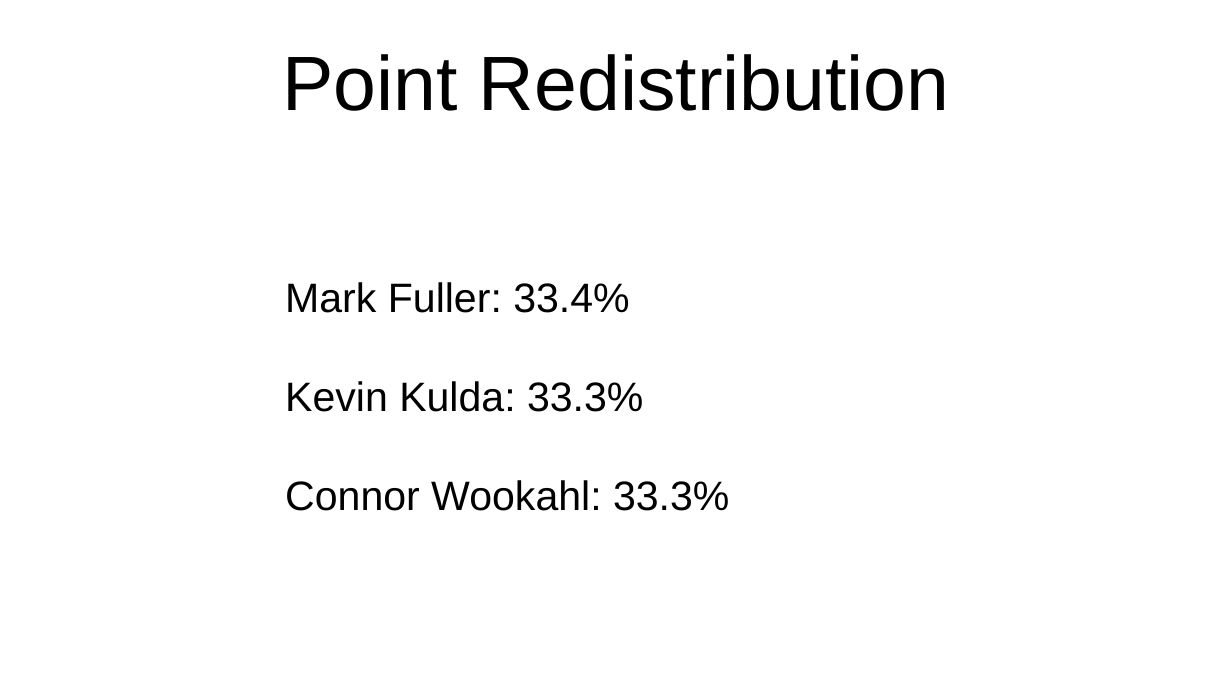
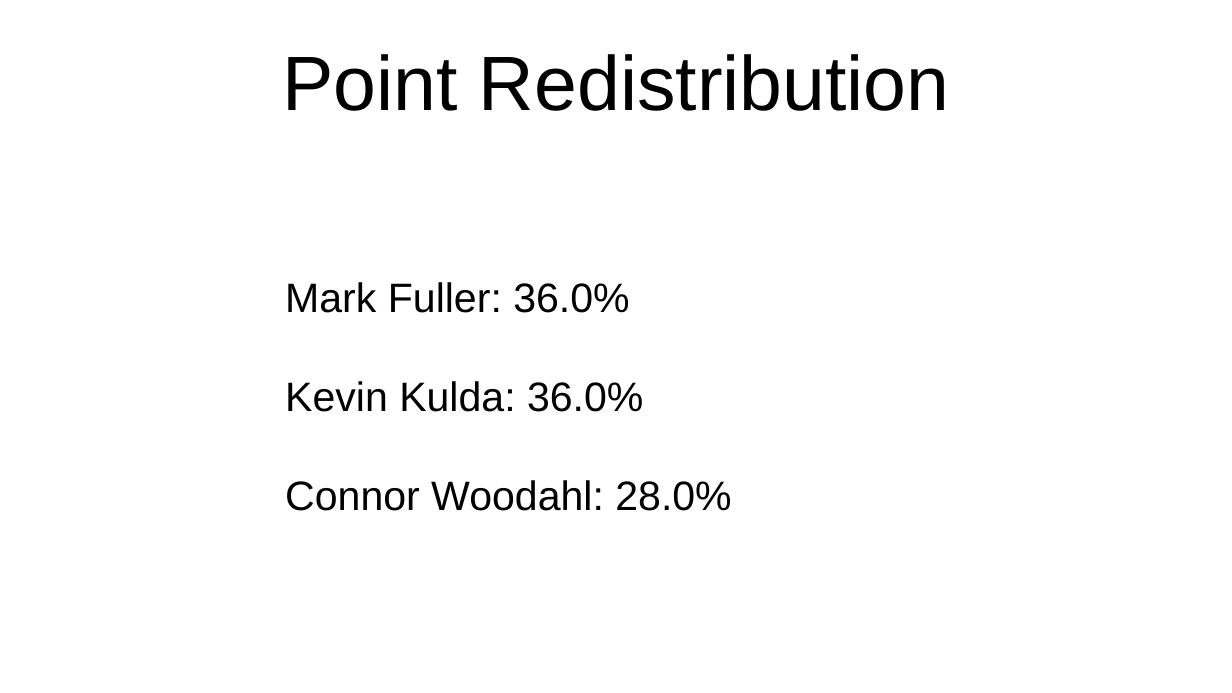
Before and after one commit to MarkFuller1/BCC, a slide deck: slide 38 of docs/Iteration_2_Presentation_Deliverable/BNU_Iteration_2_Presentation_Deliverable.pptx. Drawn at 1232x693 pixels with LibreOffice and Linux fonts; fonts in the diff are those of the drawing. Boxes give left, top, right and bottom in pixels: in the first picture for what was removed or moved away, otherwise in the second. Text is boxed around its words. In the diff, an @@ line names an element or a change of style, - is before the commit and + after.

```diff
--- a/docs/Iteration_2_Presentation_Deliverable/BNU_Iteration_2_Presentation_Deliverable.pptx
+++ b/docs/Iteration_2_Presentation_Deliverable/BNU_Iteration_2_Presentation_Deliverable.pptx
@@ text at (x1=285, y1=282, x2=731, y2=511): text changed @@
-Mark Fuller: 33.4%
-Kevin Kulda: 33.3%
-Connor Wookahl: 33.3%
+Mark Fuller: 36.0%
+Kevin Kulda: 36.0%
+Connor Woodahl: 28.0%
```
Also in this commit, not shown: 3 other slides changed, 3 slides added, 3 slides removed, 33 other files.
